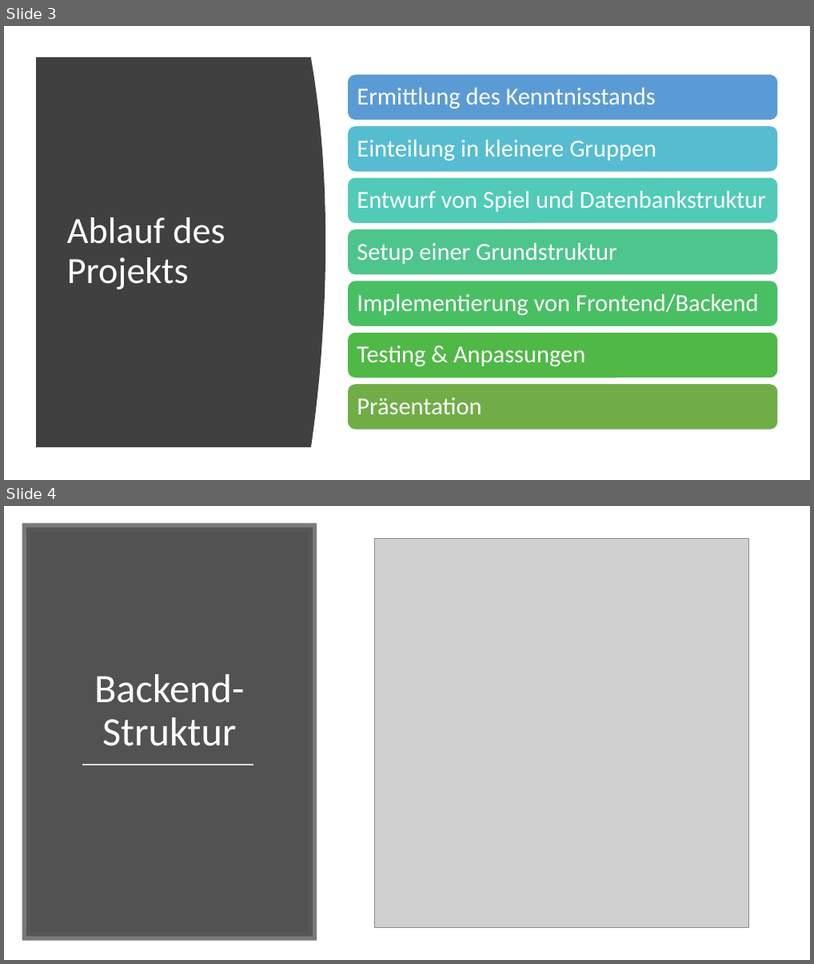
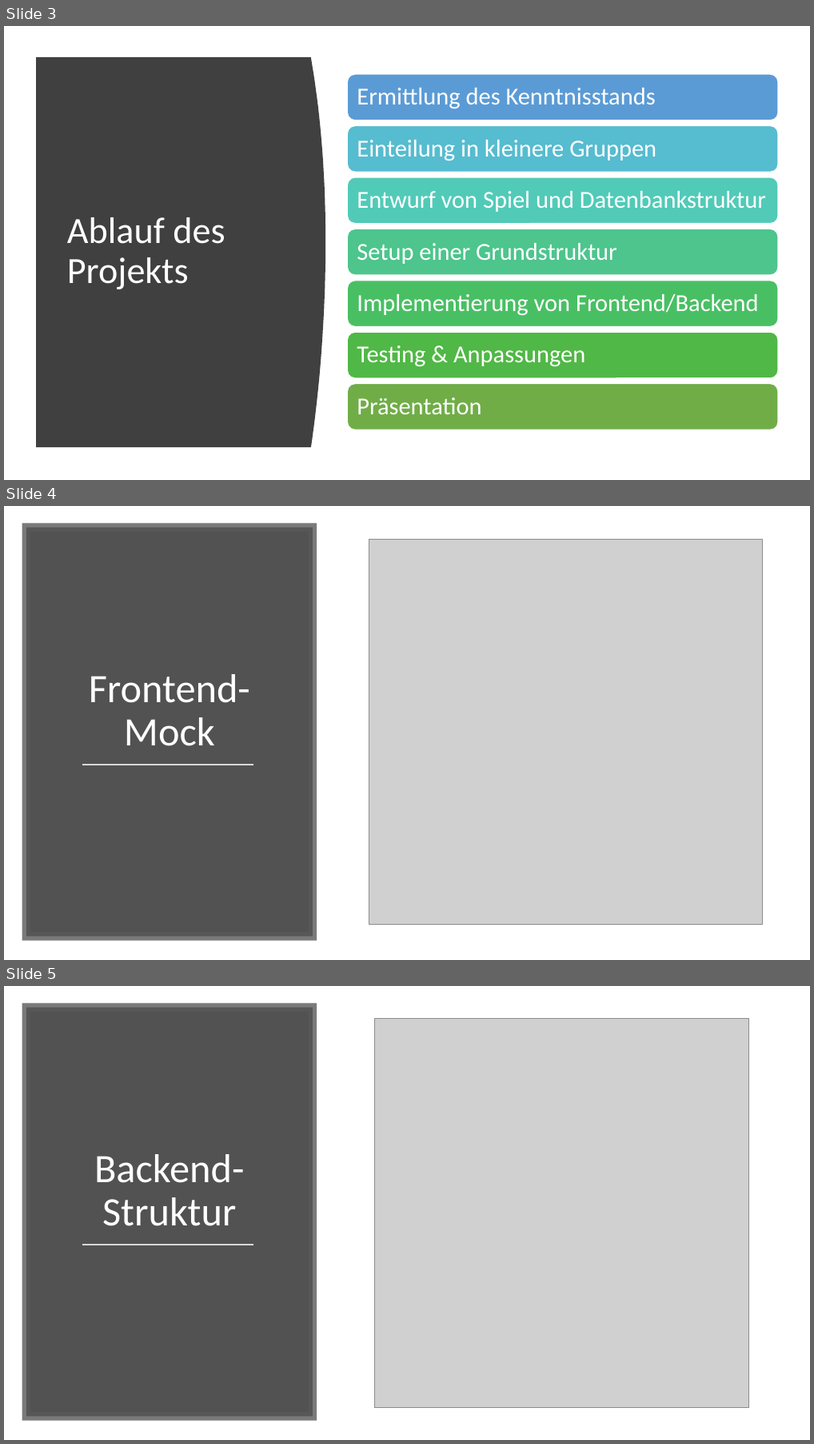
Before and after one commit to dhbw-studentsprojects/PM_Spiel_DHBW18C, a slide deck: Team 4/PM_Abschlusspräsentation_Team4.pptx. Shown one above the other, each under a label of ours: slides 3 and 4 before the commit, slides 3, 4 and 5 after it. The pictures are 814x964 and 814x1444 pixels, drawn with LibreOffice and Linux fonts; fonts in the diff are those of the drawing; grey boxes stand for pictures. Boxes give left, top, right and bottom in pixels: in the first picture for what was removed or moved away, otherwise in the second. Text is boxed around its words. In the diff, an @@ line names an element or a change of style, - is before the commit and + after.

```diff
--- a/Team 4/PM_Abschlusspräsentation_Team4.pptx
+++ b/Team 4/PM_Abschlusspräsentation_Team4.pptx
@@ slide 4 added at (4, 506, 810, 960), background #FFFFFF @@
@@ rectangle added at (26, 527, 313, 936), fill #404040 at 90% opacity, outline #595959 10 pt @@
@@ picture added at (370, 540, 762, 924) @@
@@ title added at (89, 674, 250, 746), 48 pt, text #FFFFFF @@
+Frontend-Mock
@@ line added from (82, 765) to (254, 765), #D9D9D9 1.75 pt @@
@@ what was slide 4 is now slide 5 @@
```
Also in this commit, not shown: 2 other slides added.
